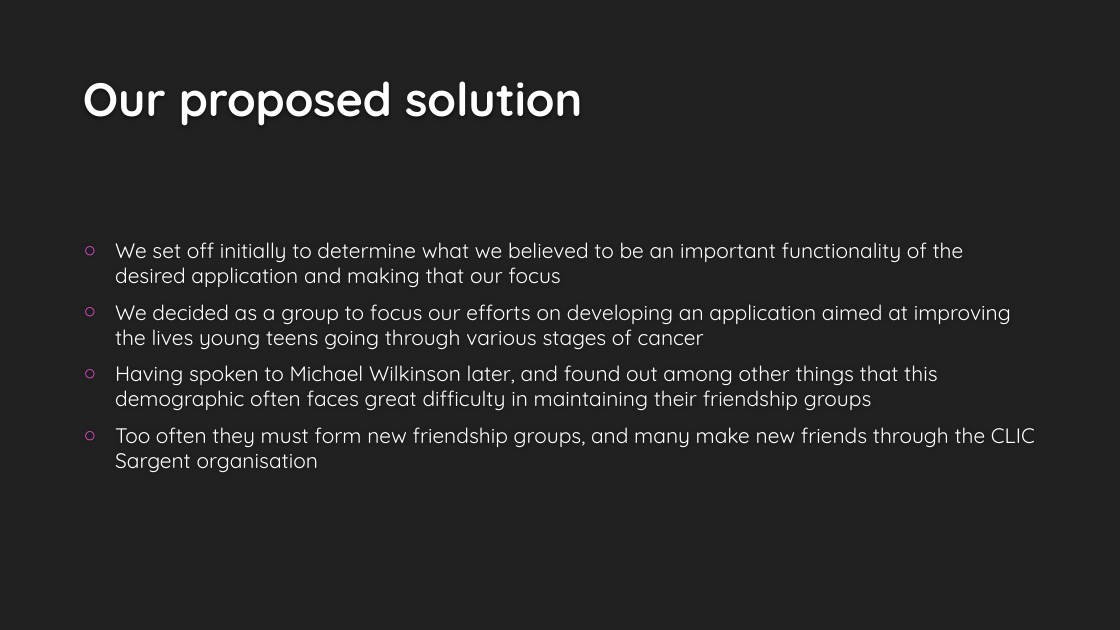
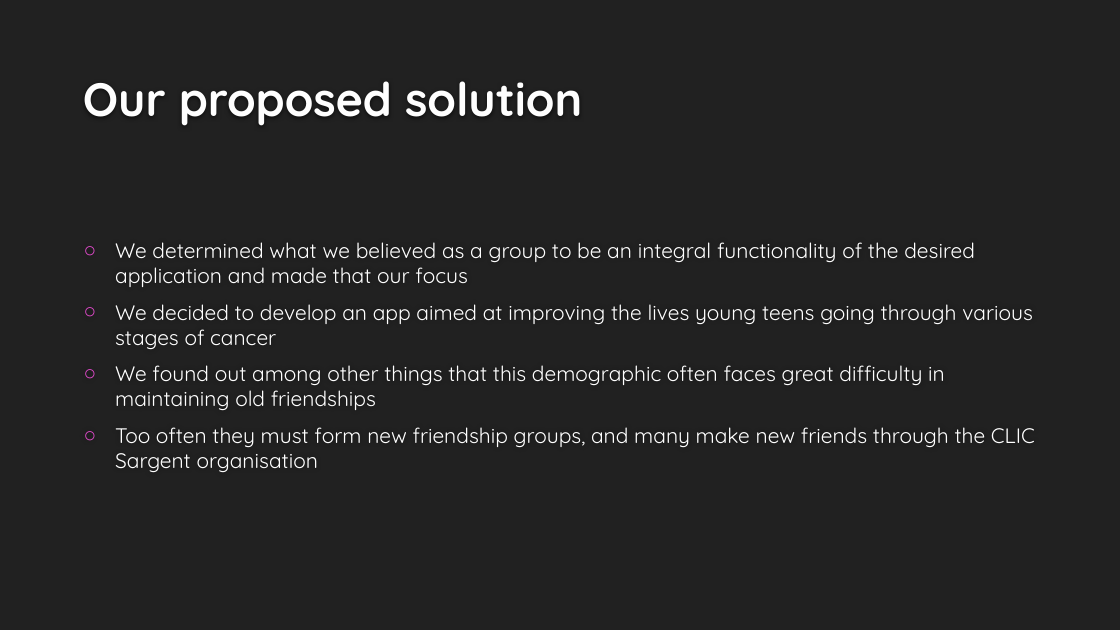
Before and after one commit to cfg-london/team-10, a slide deck: slide 2 of CLIC_SARGENT.pptx. Drawn at 1120x630 pixels with LibreOffice and Linux fonts; fonts in the diff are those of the drawing; background and template pictures are left out. Boxes give left, top, right and bottom in pixels: in the first picture for what was removed or moved away, otherwise in the second. Text is boxed around its words. In the diff, an @@ line names an element or a change of style, - is before the commit and + after.

Commit message:
powerpoint changes

```diff
--- a/CLIC_SARGENT.pptx
+++ b/CLIC_SARGENT.pptx
@@ text at <box>115,242,1033,410</box>: text changed @@
-○ We set off initially to determine what we believed to be an important functionality of the desired application and making that our focus
-○ We decided as a group to focus our efforts on developing an application aimed at improving the lives young teens going through various stages of cancer
-○ Having spoken to Michael Wilkinson later, and found out among other things that this demographic often faces great difficulty in maintaining their friendship groups
+○ We determined what we believed as a group to be an integral functionality of the desired application and made that our focus
+○ We decided to develop an app aimed at improving the lives young teens going through various stages of cancer
+○ We found out among other things that this demographic often faces great difficulty in maintaining old friendships
```
